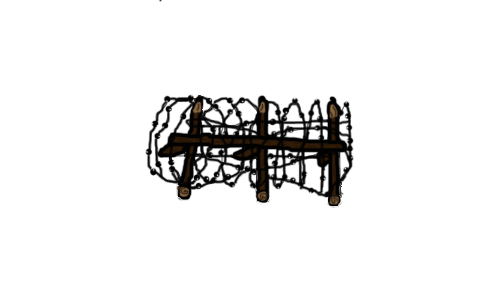
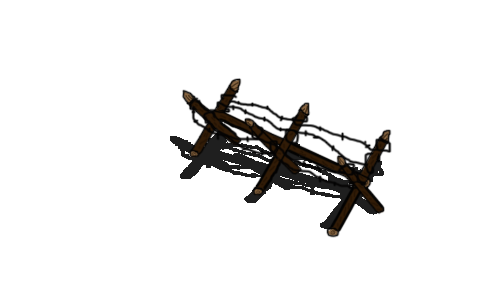
Comparing the layer stacks of the two (500, 300) images. Changes:
renamed "odun" to "dikenli tel", painted on it over bbox(145, 0, 392, 238)
